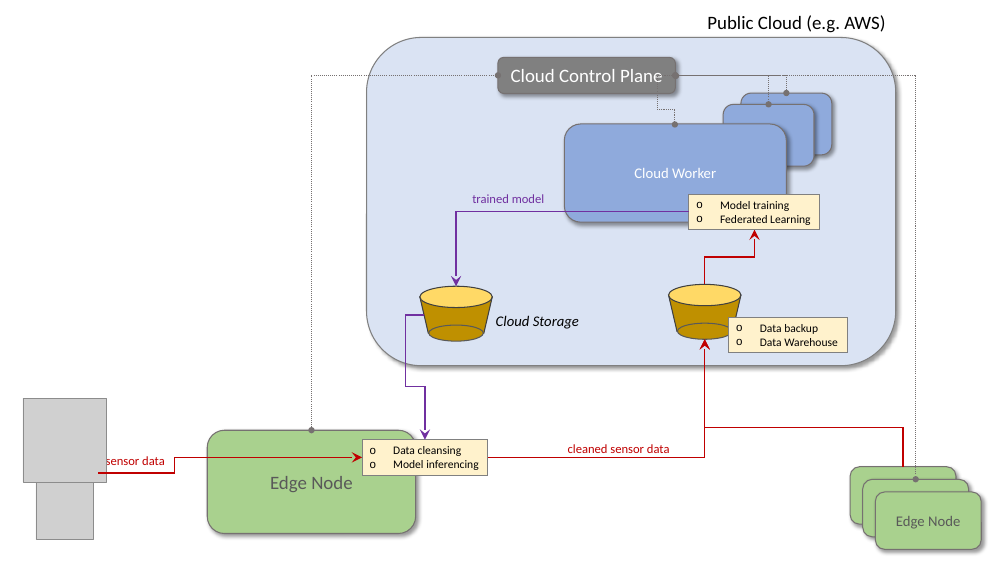
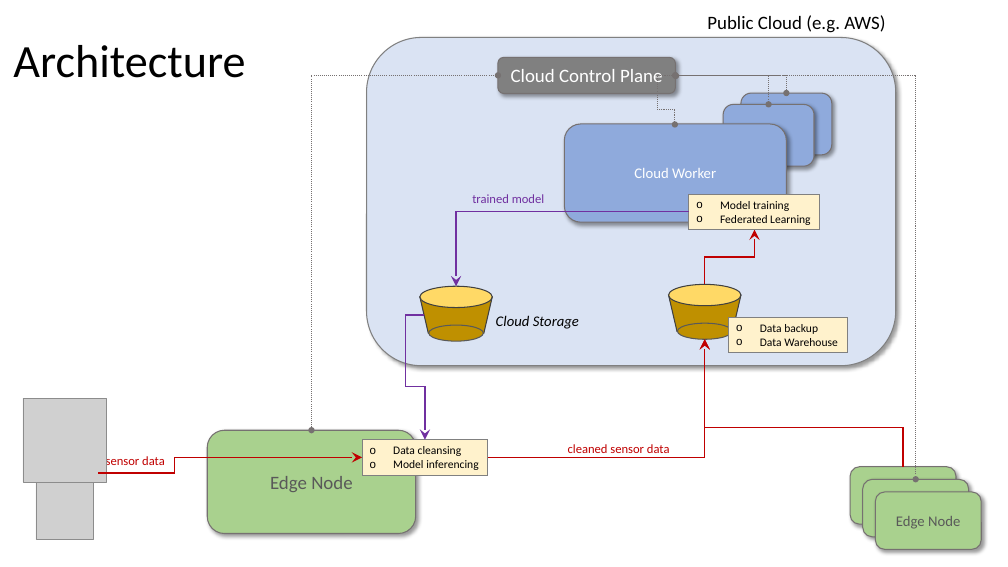
Before and after one commit to pdgetrf/fw_intern_2022, a slide deck: slide 3 of docs/architecture.pptx (slide 2 before the commit). Drawn at 1008x567 pixels with LibreOffice and Linux fonts; fonts in the diff are those of the drawing; grey boxes stand for pictures. Boxes give left, top, right and bottom in pixels: in the first picture for what was removed or moved away, otherwise in the second. Text is boxed around its words. In the diff, an @@ line names an element or a change of style, - is before the commit and + after.

```diff
--- a/docs/architecture.pptx
+++ b/docs/architecture.pptx
@@ title added at [13,45,245,78], 44 pt, text #000000 @@
+Architecture
```
Also in this commit, not shown: 6 slides added, 1 slide removed.
